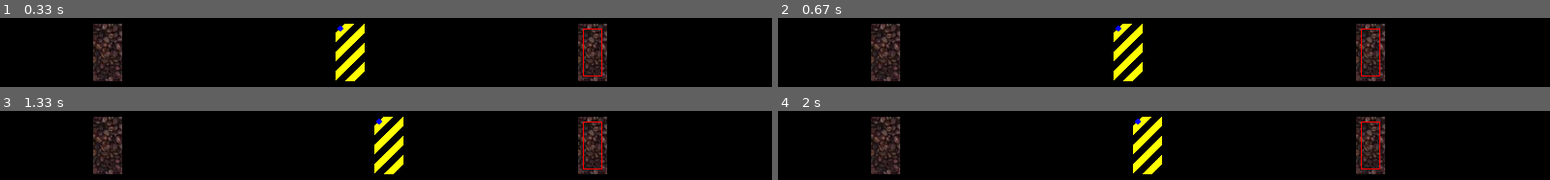
Above: before the commit, frames 1-4 (two rows, left to right).
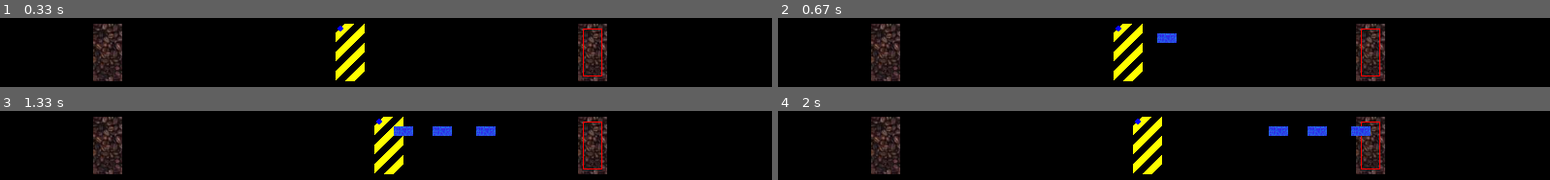
Above: after the commit, the same moments.

Repository: drincast/entrenopython
Game: pygame game, started from testpygame/testSimplePlatform.py
Same seed, same stepped clock (60 frames per second), same inputs: the game is played once before the commit and once after it.
Inputs:
- Up to frame 1 (0.33 s): no input
- Up to frame 2 (0.67 s): tap Space at 0.33 s
- Up to frame 3 (1.33 s): hold Right 0.67-1.13 s; tap Space at 0.73, 1.03, 1.23 s; hold Right from 1.17 s (still down)
- Up to frame 4 (2 s): tap Space at 1.53, 1.73 s; release Right at 1.63 s; hold Left from 1.67 s (still down)

Frame 1 is identical in both runs. In frame 2, 0.3% of the frame differs, in the area x 49-52%, y 22-37%; in frame 3, 1.0%, in the area x 51-65%, y 22-37%; in frame 4, 1.0%.

Commit message:
Se agrega disparo, 3 bullets, control de numero, pensar como hacer ejecución paralela

Diff:
--- a/testpygame/engine/thing.py
+++ b/testpygame/engine/thing.py
@@ -8,3 +8,4 @@
         self.postX = 0
         self.postY = 0
         self.speed = 0
+        self.isMoving = False
--- a/testpygame/initThingGame.py
+++ b/testpygame/initThingGame.py
@@ -6,6 +6,8 @@
     player.speed = 5
     player.direction = 1
     player.isMoving = False
+    player.munition = 3
+    player.isShooting = False
 
 def initThingDummy(dummy, x, y):
     dummy.postX = x
@@ -13,3 +15,16 @@
     dummy.speed = 5
     dummy.direction = 1
     dummy.isMoving = False
+
+def initBullet(bullet):
+    bullet.postX = -100
+    bullet.postY = -100
+    bullet.speed = 5
+    bullet.direction = 1
+
+def initMoveBullet(bullet, x, y, direction):
+    bullet.postX = x+(bullet.speed*direction)
+    bullet.postY = y+10
+    bullet.speed = 5
+    bullet.direction = direction
+    bullet.isMoving = True
--- a/testpygame/testSimplePlatform.py
+++ b/testpygame/testSimplePlatform.py
@@ -32,6 +32,7 @@
 player = engine.Thing("player1")
 player.image = pygame.image.load(os.path.join(configurations.PATH_RES_IMG, 'test', 'object1.png'))
 initTG.initThingPlayer(player)
+print(player)
 
 #define dummys
 dy = configurations.screenHeight-120
@@ -45,9 +46,19 @@
 
 dummys = [dummy01, dummy02]
 
+#define bullet
+imgBullet01 = pygame.image.load(os.path.join(configurations.PATH_RES_IMG, 'test', 'bullet01.png'))
+bullets = []
+
 #functions
 def init_game_data():
-    print('init_game_data')
+    global bullets
+    global player
+
+    for i in range(player.munition):
+        bullets.append(engine.Thing("bullet0" + str(i)))
+        initTG.initBullet(bullets[i])
+    #print('init_game_data')
 
 def drawDummys(canvas):
     global dummys
@@ -66,6 +77,10 @@
     canvas.blit(player.image, (player.postX, player.postY))
     pygame.draw.circle(canvas, BLUE, (player.postX+5, player.postY+5), 3, 0)
     pygame.draw.rect(canvas, RED, (dummy01.postX+5, dummy01.postY+5, 20, 50), 1)
+
+    for item in bullets:
+        if(item.isMoving):
+            canvas.blit(imgBullet01, (item.postX, item.postY))
 
 def PressDownKey(eventType):
     global player, running
@@ -77,8 +92,14 @@
     elif eventType == pygame.K_LEFT:
         player.direction = -1
         player.isMoving = True
+    elif eventType == pygame.K_SPACE:
+        if(not player.isShooting):
+            player.isShooting = True
+            # for item in bullets:
+            #     print(item.name, item.isMoving)
 
 def PressKey(pressed):
+    global running
     #opcion para dejar presionado tecla, es mas suave al cambio de la tecla
     if pressed[pygame.K_ESCAPE]:
         running = False
@@ -110,9 +131,9 @@
             #     player.isMoving = True
             PressDownKey(event.key)
 
-
         elif event.type == pygame.KEYUP:
             player.isMoving = False
+            player.isShooting = False
 
 def update_screen():
     pygame.display.update()
@@ -124,6 +145,7 @@
 
 #calculations
 def game_logic():
+    global bullets
     global dummy01, dummys
     global player
     # print('game_logic')
@@ -139,6 +161,38 @@
         if _isCollision:
             print('colisión ----')
 
+    for item in bullets:
+        if(item.isMoving):
+            item.postX = item.postX + (item.direction*item.speed)
+
+        #este es el problema analizar bien para que se ejecuten las otras bullets
+        if(player.isShooting and not item.isMoving):
+            #for item in bullets:
+            print(item.name, item.isMoving, item.postX)
+            if(item.postX == -100):
+                initTG.initMoveBullet(item, player.postX, player.postY, player.direction)
+                item.isMoving = True
+                player.isShooting = False
+
+        if(configurations.screenWidth + 5 < item.postX or -5 > item.postX):
+            if(item.postX != -100):
+                print(item.name)
+                print(bullets)
+            item.postX = -100
+            item.isMoving = False
+
+        # if(len(bullets) <= 0):
+        #     bullets.append(engine.Thing("bullet01"))
+        # else:
+        #     if(len(bullets) <= 3):
+        #         bullets.append(engine.Thing("bullet0" + str(len(bullets)-1)))
+        #     else:
+        #         for item in bullets:
+        #             if(item.postX == -100):
+        #                 initTG.initBullet(item, player.postX, player.postY, player.direction)
+        #                 item.isMoving = True
+
+    #recorrido de bullets para movimiento de bullets
 
 
 #game loop
Binary file added: testpygame/res/img/test/bullet01.png
